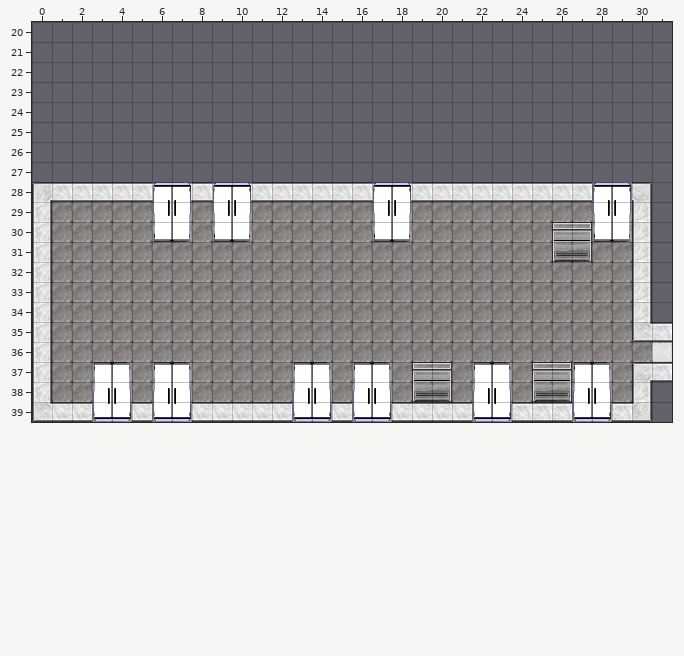
One commit to this Tiled map (JSON): assets/tilemaps/level1.json. Above is the file before it was changed.
Cells are 32x32 px. Shown: x 0..31, y 20..39. Tiles whose own drawing changed are shown in their newer look in all pictures.
After:
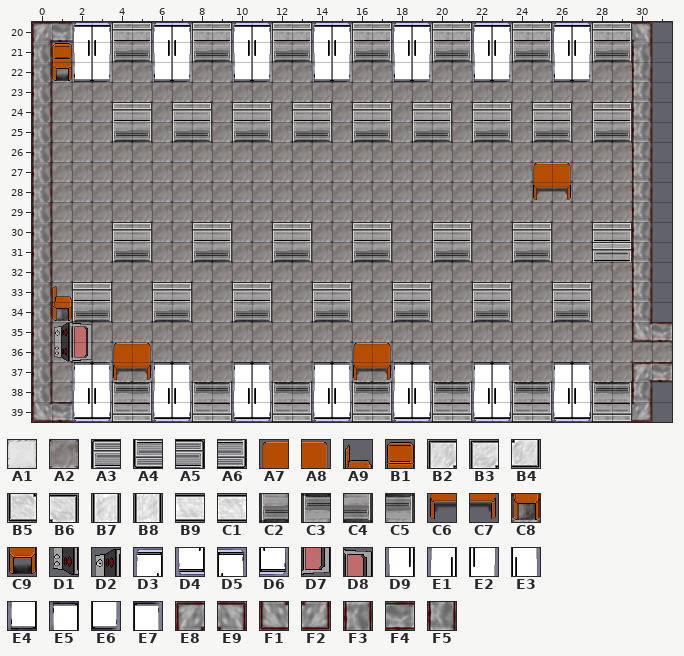
Key: from "newTileset": A1 0, A2 2, A3 3, A4 3 flipped up-down, A5 4, A6 4 flipped up-down, A7 5, A8 6, A9 7, B1 8, B2 21, B3 21 flipped on the diagonal, B4 21 turned 180, B5 21 turned 270, B6 21 turned 90, B7 22, B8 22 turned 180, B9 22 turned 270, C1 22 turned 90, C2 23, C3 23 flipped up-down, C4 24, C5 24 flipped up-down, C6 25, C7 26, C8 27, C9 28, D1 60 turned 270, D2 61 turned 270, D3 62, D4 62 flipped up-down, D5 63, D6 63 flipped up-down, D7 80 turned 270, D8 81 turned 270, D9 82, E1 82 flipped up-down, E2 83, E3 83 flipped up-down, E4 102, E5 102 flipped up-down, E6 103, E7 103 flipped up-down, E8 104, E9 104 flipped left-right, F1 104 flipped up-down, F2 104 turned 180, F3 105, F4 105 flipped on the other diagonal, F5 105 flipped up-down.
__ is an empty cell.
Tiles replaced or removed in this view: A1, A3, A5, B2, B3, B4, B5, B6, B7, B8, B9, C1, C2, C4, D3, D4, D5, D6, D9, E1, E2, E3, E4, E5, E6, E7.
See-through tiles are keyed as they look on the map.
Change:
Changed rows in their new state; .. is an unchanged cell.
Layer "Below Player":
first column x 1:
21 A2 A2 A2 A2 A2 A2 A2 A2 A2 A2 A2 A2 A2 A2 A2 A2 A2 A2 A2 A2 A2 A2 A2 A2 A2 A2 A2 A2 A2
22 A2 A2 A2 A2 A2 A2 A2 A2 A2 A2 A2 A2 A2 A2 A2 A2 A2 A2 A2 A2 A2 A2 A2 A2 A2 A2 A2 A2 A2
23 A2 A2 A2 A2 A2 A2 A2 A2 A2 A2 A2 A2 A2 A2 A2 A2 A2 A2 A2 A2 A2 A2 A2 A2 A2 A2 A2 A2 A2
24 A2 A2 A2 A2 A2 A2 A2 A2 A2 A2 A2 A2 A2 A2 A2 A2 A2 A2 A2 A2 A2 A2 A2 A2 A2 A2 A2 A2 A2
25 A2 A2 A2 A2 A2 A2 A2 A2 A2 A2 A2 A2 A2 A2 A2 A2 A2 A2 A2 A2 A2 A2 A2 A2 A2 A2 A2 A2 A2
26 A2 A2 A2 A2 A2 A2 A2 A2 A2 A2 A2 A2 A2 A2 A2 A2 A2 A2 A2 A2 A2 A2 A2 A2 A2 A2 A2 A2 A2
27 A2 A2 A2 A2 A2 A2 A2 A2 A2 A2 A2 A2 A2 A2 A2 A2 A2 A2 A2 A2 A2 A2 A2 A2 A2 A2 A2 A2 A2
28 A2 A2 A2 A2 A2 A2 A2 A2 A2 A2 A2 A2 A2 A2 A2 A2 A2 A2 A2 A2 A2 A2 A2 A2 A2 A2 A2 A2 A2
Layer "World":
first column x 0:
20 E8 F4 F4 F4 F4 F4 F4 F4 F4 F4 F4 F4 F4 F4 F4 F4 F4 F4 F4 F4 F4 F4 F4 F4 F4 F4 F4 F4 F4 F4 E9 ..
21 F3 B1 D9 E2 C2 C4 D9 E2 C2 C4 D9 E2 C2 C4 D9 E2 C2 C4 D9 E2 C2 C4 D9 E2 C2 C4 D9 E2 C2 C4 F3 ..
22 F3 C9 E4 E6 .. .. E4 E6 .. .. E4 E6 .. .. E4 E6 .. .. E4 E6 .. .. E4 E6 .. .. E4 E6 .. .. F5 ..
23 F3 .. .. .. .. .. .. .. .. .. .. .. .. .. .. .. .. .. .. .. .. .. .. .. .. .. .. .. .. .. F5 ..
24 F3 .. .. .. .. .. .. .. .. .. .. .. .. .. .. .. .. .. .. .. .. .. .. .. .. .. .. .. .. .. F5 ..
25 F3 .. .. .. C2 C4 .. C2 C4 .. C2 C4 .. C2 C4 .. C2 C4 .. C2 C4 .. C2 C4 .. C2 C4 .. C2 C4 F5 ..
26 F3 .. .. .. .. .. .. .. .. .. .. .. .. .. .. .. .. .. .. .. .. .. .. .. .. .. .. .. .. .. F5 ..
27 F3 .. .. .. .. .. .. .. .. .. .. .. .. .. .. .. .. .. .. .. .. .. .. .. .. A7 A8 .. .. .. F5 ..
28 F3 __ __ __ __ __ __ __ __ __ __ __ __ __ __ __ __ __ __ __ __ __ __ __ __ C6 C7 __ __ __ F5 ..
29 F3 .. .. .. .. .. __ __ .. __ __ .. .. .. .. .. .. __ __ .. .. .. .. .. .. .. .. .. __ __ F5 ..
30 F3 .. .. .. .. .. __ __ .. __ __ .. .. .. .. .. .. __ __ .. .. .. .. .. .. .. .. .. __ __ F5 ..
31 F3 .. .. .. C2 C4 .. .. C2 C4 .. .. C2 C4 .. .. C2 C4 .. .. C2 C4 .. .. C2 C4 __ __ C2 C4 F5 ..
32 F3 .. .. .. .. .. .. .. .. .. .. .. .. .. .. .. .. .. .. .. .. .. .. .. .. .. .. .. .. .. F5 ..
33 F3 A9 .. .. .. .. A3 A5 .. .. A3 A5 .. .. A3 A5 .. .. A3 A5 .. .. A3 A5 .. .. A3 A5 .. .. F5 ..
34 F3 C8 C2 C4 .. .. C2 C4 .. .. C2 C4 .. .. C2 C4 .. .. C2 C4 .. .. C2 C4 .. .. C2 C4 .. .. F5 ..
35 F3 .. .. .. .. .. .. .. .. .. .. .. .. .. .. .. .. .. .. .. .. .. .. .. .. .. .. .. .. .. F1 F4
36 F3 .. .. .. A7 A8 .. .. .. .. .. .. .. .. .. .. A7 A8 .. .. .. .. .. .. .. .. .. .. .. .. .. A2
37 F3 .. E5 E7 C6 C7 .. .. .. .. E5 E7 .. __ E5 E7 C6 C7 E5 E7 .. .. .. .. .. .. E5 E7 __ .. E8 F4
38 F3 .. E1 E3 C3 C5 .. .. C3 C5 E1 E3 C3 C5 E1 E3 C3 C5 E1 E3 C3 C5 .. .. C3 C5 E1 E3 C3 C5 F5 ..
39 F1 F4 F4 F4 F4 F4 F4 F4 F4 F4 F4 F4 F4 F4 F4 F4 F4 F4 F4 F4 F4 F4 F4 F4 F4 F4 F4 F4 F4 F4 F2 ..
Layer "Above Player":
first column x 2:
20 D3 D5 A3 A5 D3 D5 A3 A5 D3 D5 A3 A5 D3 D5 A3 A5 D3 D5 A3 A5 D3 D5 A3 A5 D3 D5 A3 A5
first column x 4:
24 A3 A5 .. A3 A5 .. A3 A5 .. A3 A5 .. A3 A5 .. A3 A5 .. A3 A5 .. A3 A5 .. A3 A5
first column x 1:
28 .. .. .. .. .. __ __ .. __ __ .. .. .. .. .. .. __ __ .. .. .. .. .. .. .. .. .. .. ..
30 .. .. .. A3 A5 .. .. A3 A5 .. .. A3 A5 .. .. A3 A5 .. .. A3 A5 .. .. A3 A5 __ __ A3 A5
31 .. .. .. .. .. .. .. .. .. .. .. .. .. .. .. .. .. .. .. .. .. .. .. .. .. .. .. A3 A5
33 .. A3 A5 .. .. .. .. .. .. .. .. .. .. .. .. .. .. .. .. .. .. .. .. .. .. .. .. .. ..
35 D2 D8 .. .. .. .. .. .. .. .. .. .. .. .. .. .. .. .. .. .. .. .. .. .. .. .. .. .. ..
36 D1 D7 .. .. .. .. .. .. .. .. .. .. .. .. .. .. .. .. .. .. .. .. .. .. .. .. .. .. ..
37 .. .. .. .. .. .. .. .. .. .. .. .. .. .. .. .. .. .. __ __ .. .. .. .. __ __ .. .. ..
39 .. D4 D6 A4 A6 D4 D6 A4 A6 D4 D6 A4 A6 D4 D6 A4 A6 D4 D6 A4 A6 D4 D6 A4 A6 D4 D6 A4 A6
